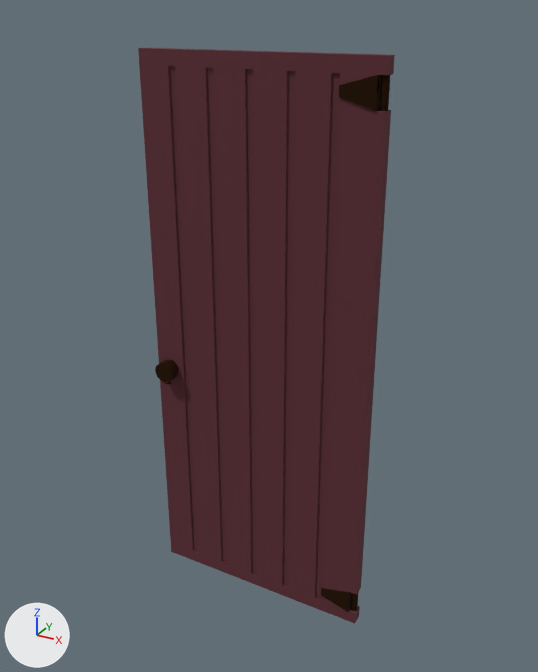
The FBX model Assets/Models/Door.fbx: old version first, new version second.
The view is the same before and after, from a camera (50 mm lens) standing at (2.22, -3.89, 2.12) and looking at (0.03, 0.08, 0.13). The lights are fixed; the arrows at lower left show +X, +Y and +Z.

The older version as bpy lines, for what is in view:
```python
me_cube_001 = bpy.data.meshes.new('Cube.001')
me_cube_001.from_pydata(...)  # 670 vertices, 602 faces; spans x -0.8..0.8, y -0.05..0.05, z -1.9..1.9
# faces by material slot: [566, 36]
me_cube_001.materials.append(mat_wood_red)  # dark red #5a2831
me_cube_001.materials.append(mat_rusty_metal)  # brown #3e2716
ob_door = bpy.data.objects.new('Door', me_cube_001)
ob_door.location = (0.0, 0.0, 0.0)
```
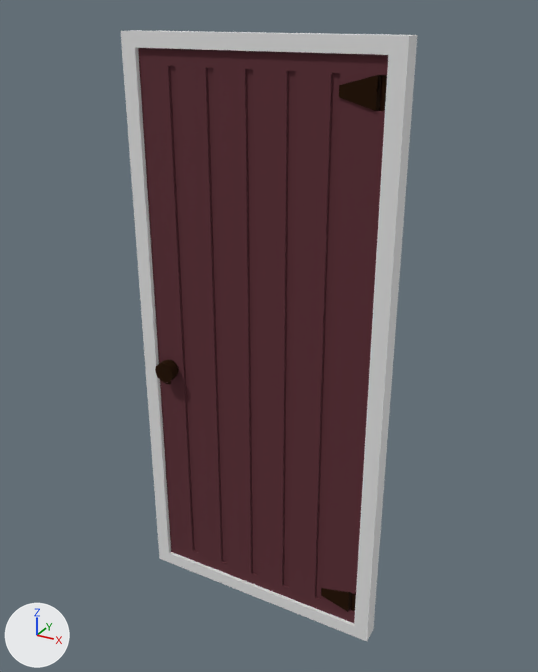
Where the newer file only moved an object's origin or applied its transform, the numbers keep the older frame.

Pixel boxes [x1, y1, x2, y2] of what changed, in the pictures (538 x 672 px):
'Frame', added
    after: [121, 30, 417, 641]

Edits to the bpy script that builds the scene:
```text
Add me_cube_001_1:
    me_cube_001_1.from_pydata(...)  # 32 vertices, 32 faces; spans x -1.0..1.0, y -1.0..1.0, z -1.0..1.0
Add ob_frame:
    ob_frame = bpy.data.objects.new('Frame', me_cube_001_1)
    ob_frame.location = (0.0, 0.0, 0.0)
    ob_frame.rotation_euler = (0.0, 3.142, 0.0)  # degrees (0, 180, 0)
    ob_frame.scale = (-0.907, -0.0634, -2.0)
```
